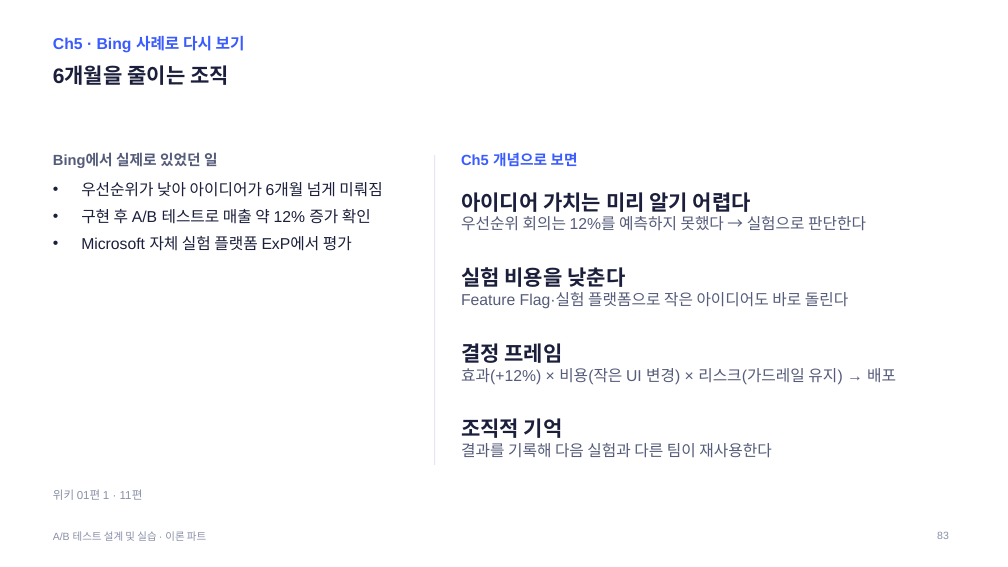
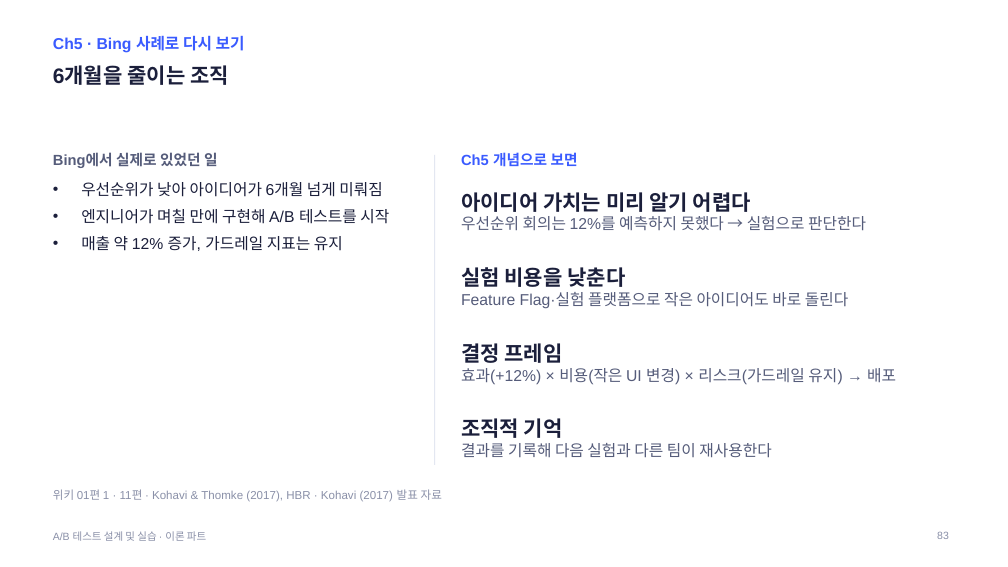
Before and after one commit to kkamret/quickmart-lab-rats, a slide deck: slide 83 of docs/lecture/ab-testing-theory.pptx. Drawn at 1008x567 pixels with LibreOffice and Linux fonts; fonts in the diff are those of the drawing. Boxes give left, top, right and bottom in pixels: in the first picture for what was removed or moved away, otherwise in the second. Text is boxed around its words. In the diff, an @@ line names an element or a change of style, - is before the commit and + after.

```diff
--- a/docs/lecture/ab-testing-theory.pptx
+++ b/docs/lecture/ab-testing-theory.pptx
@@ text at <box>81,209,389,251</box>: text changed @@
-• 구현 후 A/B 테스트로 매출 약 12% 증가 확인
-• Microsoft 자체 실험 플랫폼 ExP에서 평가
+• 엔지니어가 며칠 만에 구현해 A/B 테스트를 시작
+• 매출 약 12% 증가, 가드레일 지표는 유지
@@ text at <box>53,489,442,501</box>: text changed @@
-위키 01편 1 · 11편
+위키 01편 1 · 11편 · Kohavi & Thomke (2017), HBR · Kohavi (2017) 발표 자료
```
Also in this commit, not shown: 3 other slides changed, 2 other files.
